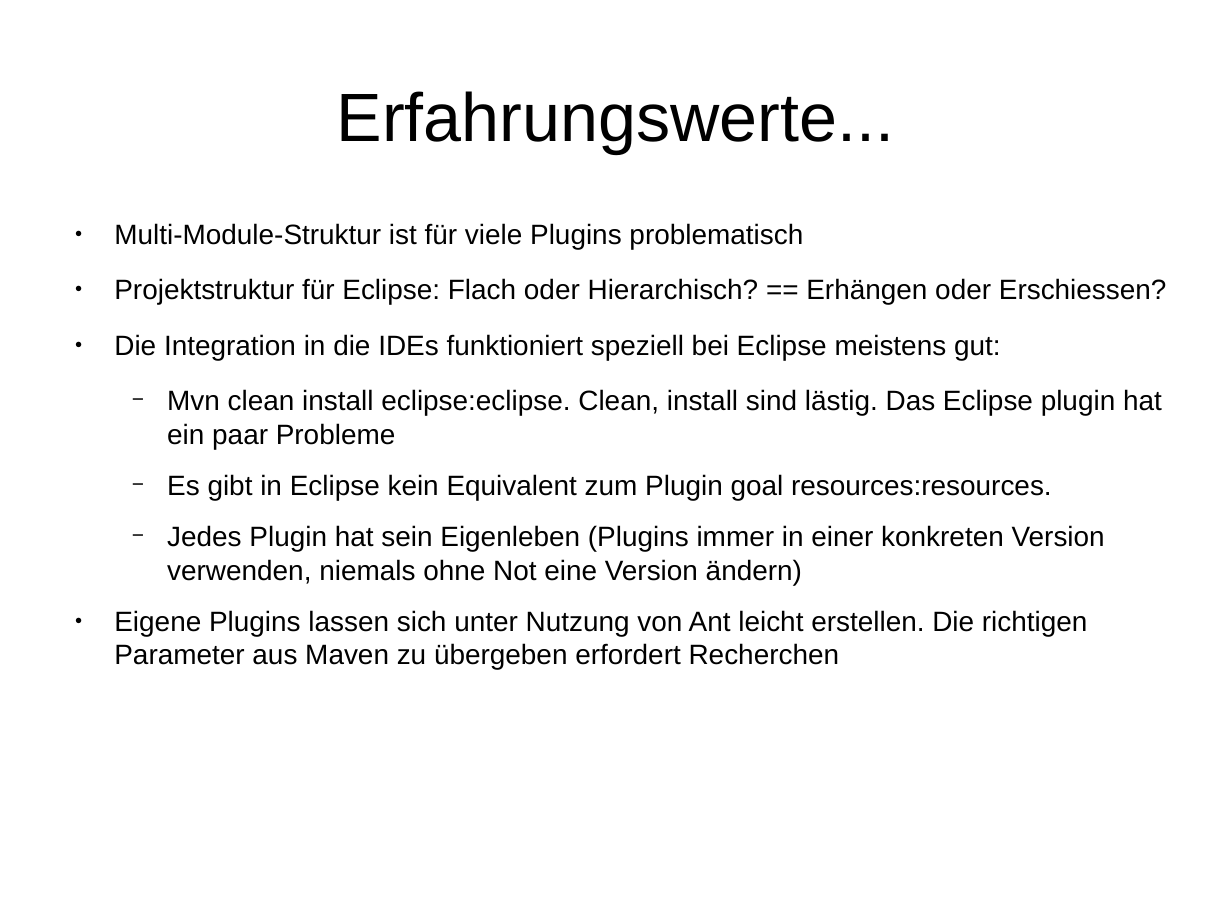
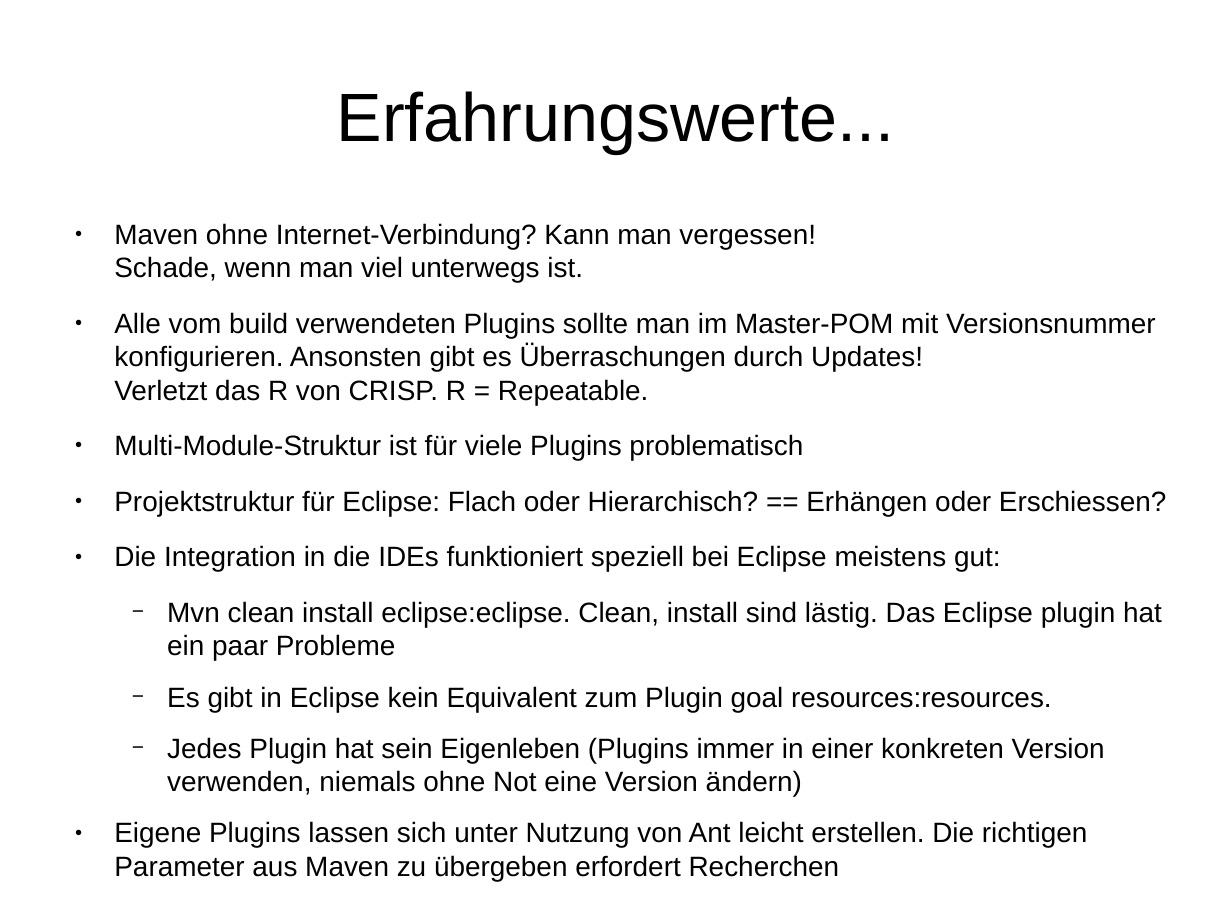
Before and after one commit to herrwieger/experttrainingbuildsystems, a slide deck: slide 6 of praesentationen/maven2.odp. Drawn at 1232x924 pixels with LibreOffice and Linux fonts; fonts in the diff are those of the drawing. Boxes give left, top, right and bottom in pixels: in the first picture for what was removed or moved away, otherwise in the second. Text is boxed around its words. In the diff, an @@ line names an element or a change of style, - is before the commit and + after.

Commit message:
weitere erfahrungswerte

```diff
--- a/praesentationen/maven2.odp
+++ b/praesentationen/maven2.odp
@@ text at bbox=[114, 223, 1156, 405]: paragraphs added @@
+● Maven ohne Internet-Verbindung? Kann man vergessen!
+  Schade, wenn man viel unterwegs ist.
+● Alle vom build verwendeten Plugins sollte man im Master-POM mit Versionsnummer konfigurieren. Ansonsten gibt es Überraschungen durch Updates!
+  Verletzt das R von CRISP. R = Repeatable.
```
